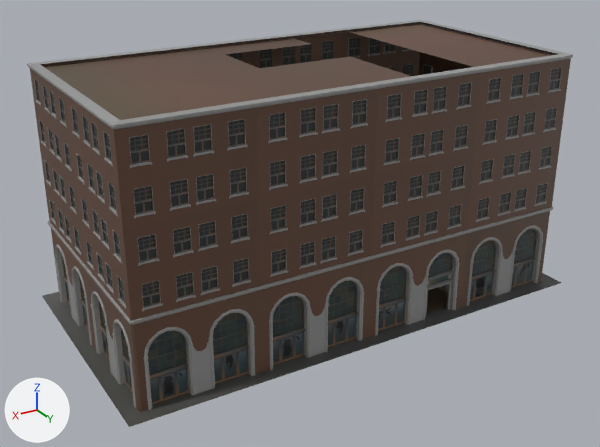
The FBX model Assets/Models/Level Design/City/Buildings/hotel1.fbx: old version first, new version second.
Rendered twice from a 50 mm camera at (57.0, 93.3, 57.4) aimed at (1.9, 1.5, 11.5). Every picture has the same lights, and +X, +Y and +Z are marked at lower left. Where no turn or scale is listed for an object, it has been applied to the vertices.

The older version as bpy lines, for what is in view:
```python
me_cube_001 = bpy.data.meshes.new('Cube.001')
me_cube_001.from_pydata(...)  # 16 vertices, 9 faces; spans x -34.0..34.0, y -18.0..18.0, z 0.0
me_cube_001.materials.append(mat_city_1)  # picture img_city_atlas_png
me_cube_014 = bpy.data.meshes.new('Cube.014')
me_cube_014.from_pydata(...)  # 43558 vertices, 35336 faces; spans x -32.3..32.3, y -16.3..16.3, z -0.2..34.1
# faces by material slot: [30456, 4880]
me_cube_014.materials.append(mat_city_1)  # picture img_city_atlas_png
me_cube_014.materials.append(mat_city_2)  # picture img_city_atlas_png
ob_floor = bpy.data.objects.new('Floor', me_cube_001)
ob_floor.location = (0.0, 0.0, 0.0)
ob_hotel = bpy.data.objects.new('Hotel', me_cube_014)
ob_hotel.location = (0.0, 0.0, 0.0)
```
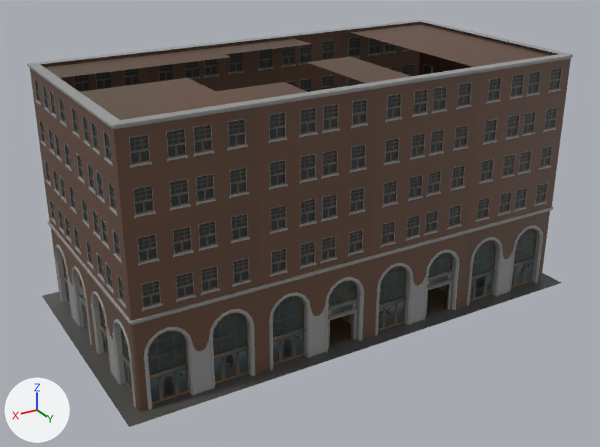
Patch to the scene script:
```diff
--- a/Assets/Models/Level Design/City/Buildings/hotel1.fbx.py
+++ b/Assets/Models/Level Design/City/Buildings/hotel1.fbx.py
@@ me_cube_014 @@
 # used by ob_hotel; location = (0.0, 0.0, 0.0)
-me_cube_014.from_pydata(...)  # 43558 vertices, 35336 faces; spans x -32.3..32.3, y -16.3..16.3, z -0.2..34.1
+me_cube_014.from_pydata(...)  # 44027 vertices, 35642 faces; spans x -32.3..32.3, y -16.3..16.3, z -0.5..34.1
+# me_cube_014 part 1: the loose piece of 12 vertices spanning x -14.2..-9.8, y 15.4..15.7, z 4.4..4.8 is copied, and the copy is moved by (16.0, 0.0, 0.0); it spans x 1.8..6.2, y 15.4..15.7, z 4.4..4.8
+# me_cube_014 part 2: the loose piece of 72 vertices spanning x -17.1..-16.9, y 1.1..3.9, z 0.0..2.9 is copied, and the copy is moved by (17.0, 9.0, 0.0); it spans x -0.1..0.1, y 10.1..12.9, z 0.0..2.9
+# me_cube_014 part 3: the loose piece of 81 vertices spanning x 1.1..6.9, y 15.2..15.3, z 0.0..3.5 is rebuilt with 37 vertices and now spans x 1.5..6.5, y 15.1..15.6, z 0.0..6.0
+# me_cube_014 part 4: the loose piece of 81 vertices spanning x 31.2..31.3, y -6.9..-1.1, z 0.0..3.5 is rebuilt with 37 vertices and now spans x 31.1..31.6, y -6.5..-1.5, z 0.0..6.0
+# me_cube_014 part 5: 18 loose pieces with 112 vertices, spanning x 1.0..31.3, y -7.0..15.3, z 0.1..5.0, are deleted
+# me_cube_014 part 6: 42 vertices moved from x -14.2..31.3, y -15.5..15.5, z 0.0..5.6 to x -14.2..31.3, y -15.5..15.5, z 0.0..6.0; 170 vertices removed from x -14.2..31.5, y -15.6..15.6, z 0.0..6.0; 223 vertices added at x -14.2..31.6, y -15.6..15.6, z -0.5..6.0
+# me_cube_014 part 7: 2 vertices removed from x 7.0, y 0.0..15.0, z 33.7; 10 vertices added at x 0.0..31.0, y -8.0..15.0, z 33.7
 me_cube_014.materials.append(mat_city_1)
```

What differs and where, as boxes [x1, y1, x2, y2] in the pictures (600 x 447 px; the box of a moved part takes in the faces that stretch with it):
part 1 of me_cube_014, added
    after: [328, 308, 357, 319]
part 2 of me_cube_014, added
    after: [343, 314, 351, 324]
part 3 of me_cube_014, rebuilt
    before: [328, 315, 357, 347]
    after: [328, 298, 359, 340]
part 4 of me_cube_014, rebuilt
    before: [84, 308, 89, 331]
    after: [78, 286, 85, 327]
part 5 of me_cube_014, deleted
    before: [82, 293, 357, 337]
part 6 of me_cube_014, moved or reshaped
    before: [79, 274, 453, 324]
    after: [79, 274, 453, 349]
part 7 of me_cube_014, built on
    both: [56, 54, 411, 120]
